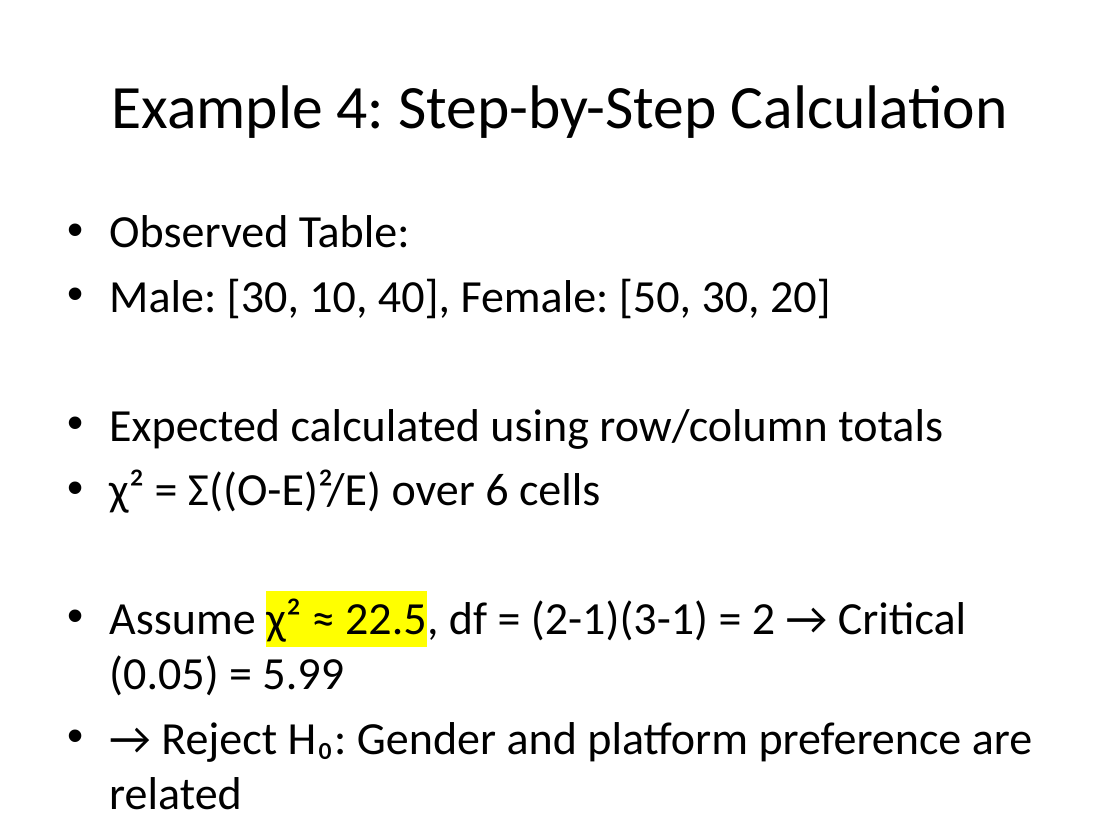
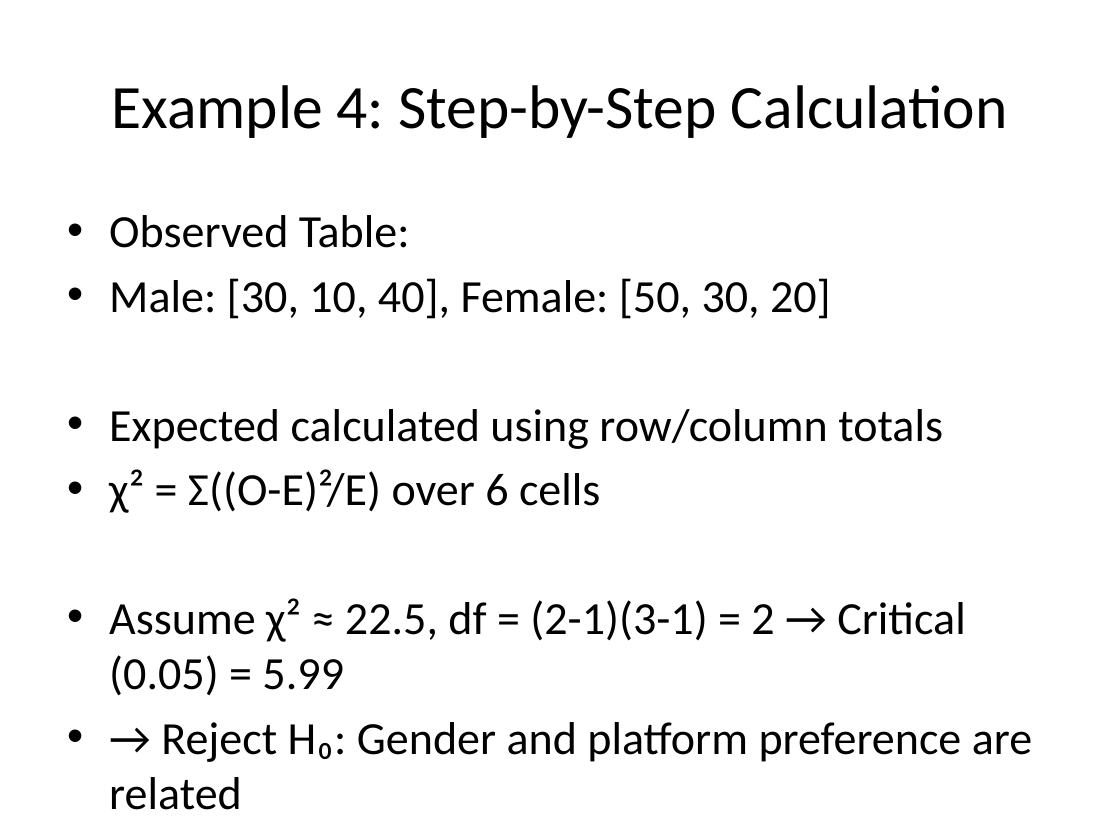
Before and after one commit to pronad1/Academic_PSTU_CSE, a slide deck: slide 9 of 7th Semester/CCE-417_Data Warehousing & Mining/Murad sir/Chi_Square_Test_Real_Examples_19_6_25_with_calculation19_6_25.pptx. Drawn at 1120x840 pixels with LibreOffice and Linux fonts; fonts in the diff are those of the drawing. Boxes give left, top, right and bottom in pixels: in the first picture for what was removed or moved away, otherwise in the second. Text is boxed around its words. In the diff, an @@ line names an element or a change of style, - is before the commit and + after.

```diff
--- a/7th Semester/CCE-417_Data Warehousing & Mining/Murad sir/Chi_Square_Test_Real_Examples_19_6_25_with_calculation19_6_25.pptx
+++ b/7th Semester/CCE-417_Data Warehousing & Mining/Murad sir/Chi_Square_Test_Real_Examples_19_6_25_with_calculation19_6_25.pptx
@@ text at [109, 598, 966, 695]: highlight #FFFF00 to none in "χ² ≈ 22.5," @@
```
Also in this commit, not shown: 4 other files.
